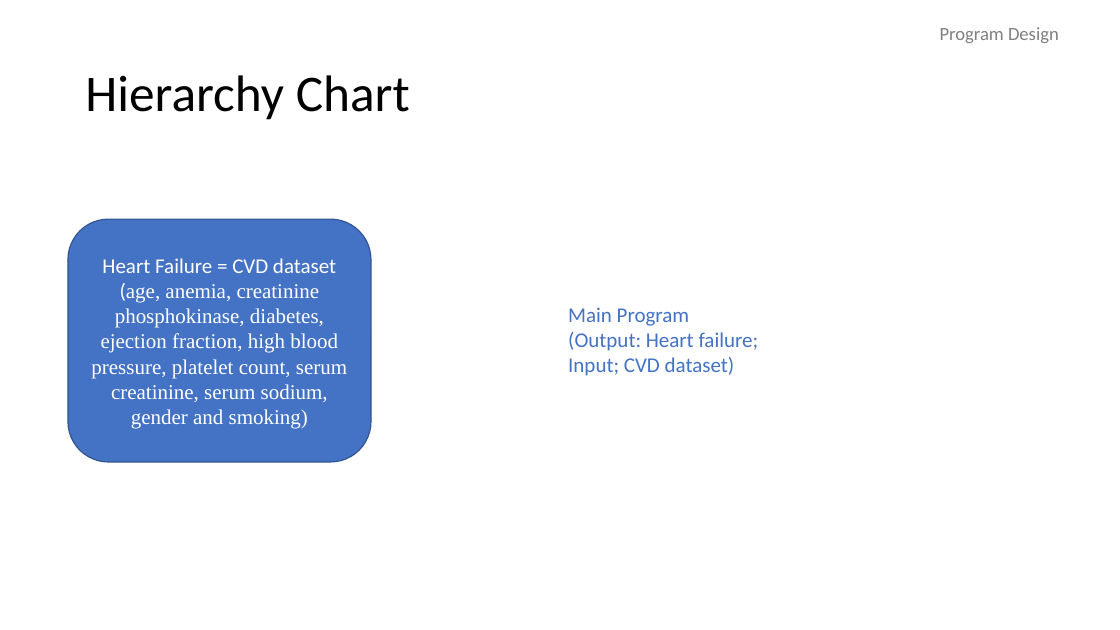
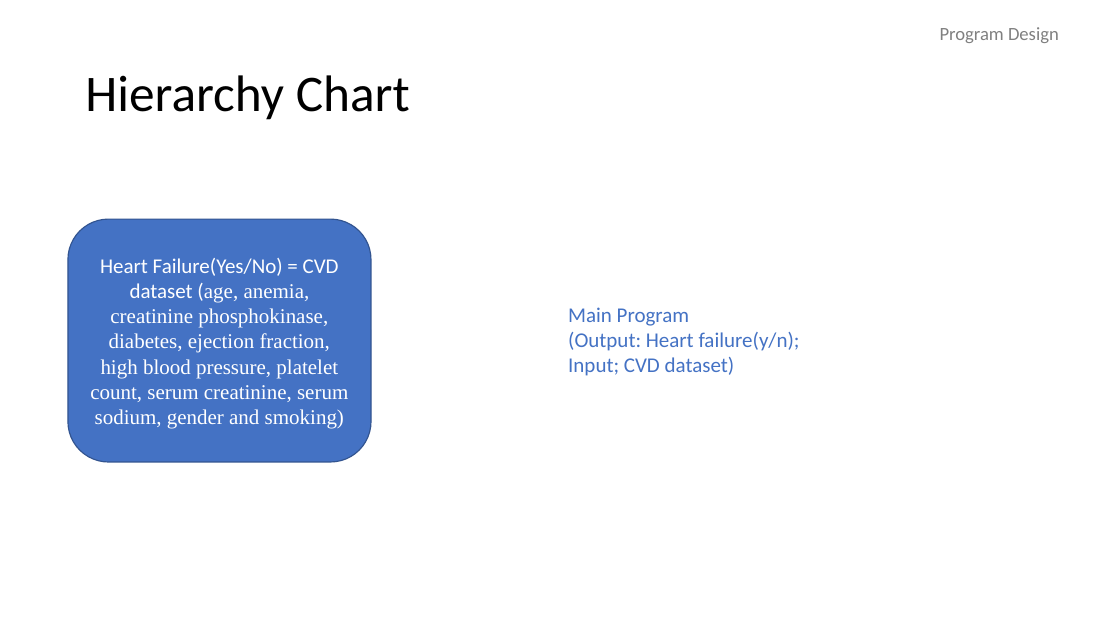
Before and after one commit to kurtgrothe/ANA500, a slide deck: slide 4 of Grothe_ANA500_Micro-Project.pptx. Drawn at 1120x630 pixels with LibreOffice and Linux fonts; fonts in the diff are those of the drawing. Boxes give left, top, right and bottom in pixels: in the first picture for what was removed or moved away, otherwise in the second. Text is boxed around its words. In the diff, an @@ line names an element or a change of style, - is before the commit and + after.

```diff
--- a/Grothe_ANA500_Micro-Project.pptx
+++ b/Grothe_ANA500_Micro-Project.pptx
@@ text in rounded rectangle at box(90, 258, 348, 429): text changed @@
-Heart Failure = CVD dataset (age, anemia, creatinine phosphokinase, diabetes, ejection fraction, high blood pressure, platelet count, serum creatinine, serum sodium, gender and smoking)
+Heart Failure(Yes/No) = CVD dataset (age, anemia, creatinine phosphokinase, diabetes, ejection fraction, high blood pressure, platelet count, serum creatinine, serum sodium, gender and smoking)
@@ text at box(568, 332, 800, 351): text changed @@
-(Output: Heart failure;
+(Output: Heart failure(y/n);
```
Also in this commit, not shown: 4 other slides changed, 5 slides added, 1 other file.
